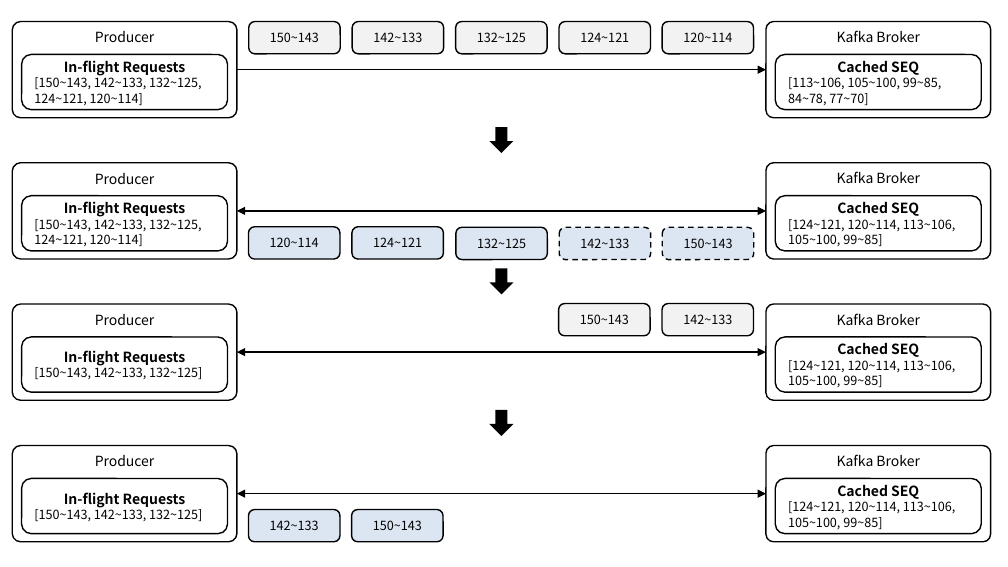
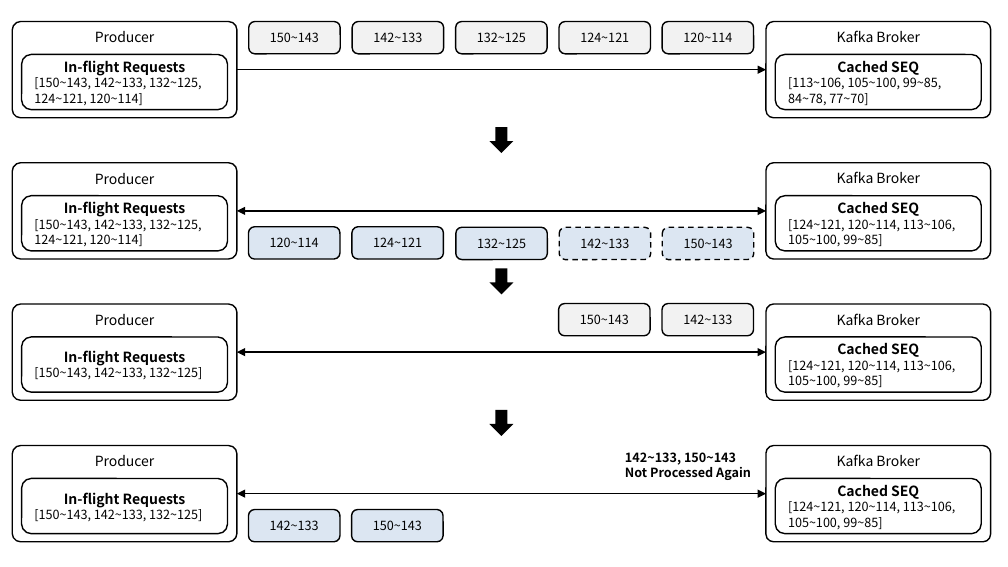
Before and after one commit to ssup2/blog-software, a slide deck: slide 4 of content/docs/theory-analysis/kafka-idempotence/images/images.pptx. Drawn at 1008x567 pixels with LibreOffice and Linux fonts; fonts in the diff are those of the drawing. Boxes give left, top, right and bottom in pixels: in the first picture for what was removed or moved away, otherwise in the second. Text is boxed around its words. In the diff, an @@ line names an element or a change of style, - is before the commit and + after.

```diff
--- a/content/docs/theory-analysis/kafka-idempotence/images/images.pptx
+++ b/content/docs/theory-analysis/kafka-idempotence/images/images.pptx
@@ text added at (625,452,751,480), 9 pt, text #000000, bold @@
+142~133, 150~143
+Not Processed Again
```
Also in this commit, not shown: 1 other slide changed, 3 other files.
